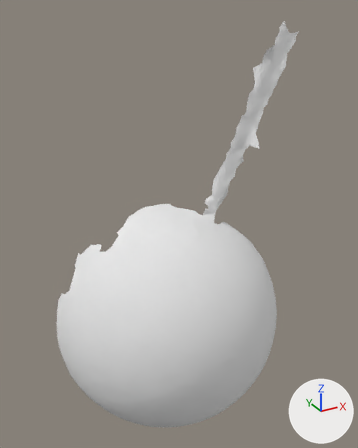
A saved change to the OBJ model res/pendulum_horizontal/Pendulum_horizontal.000118.obj.
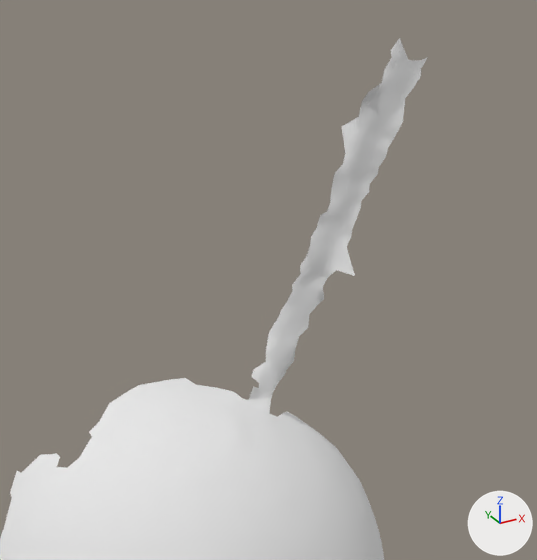
Old and new are each drawn whole from a 50 mm camera at (-391.0, -131.0, 422.0) aimed at (-131.0, 342.0, 186.0) and again close up on the part from 19% to 100% of the width and 0% to 67% of the height. Lighting does not change. The marker at lower right points along +X, +Y and +Z. Where no turn or scale is listed for an object, it has been applied to the vertices.

The first close-up shows 'Pendulum_horizontal.000118'.
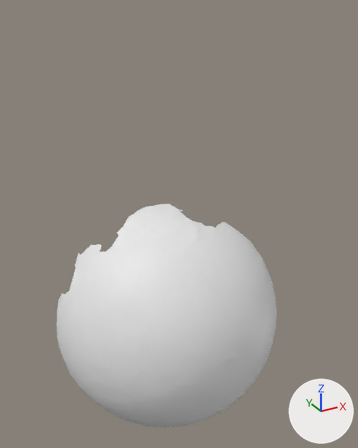
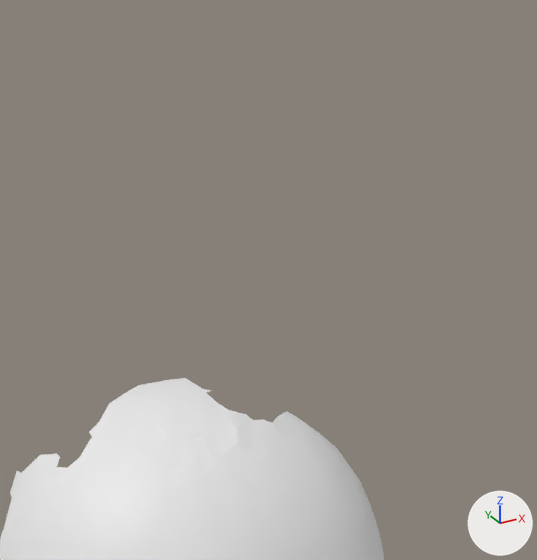
The edits, one by one:
me_pendulum_horizontal_000118 is used by ob_pendulum_horizontal_000118; location (0.0, 0.0, 0.0).
me_pendulum_horizontal_000118 had 5325 vertices, 10479 faces and spanned x -277.0..6.0, y 235.0..419.0, z -103.0..408.0.
me_pendulum_horizontal_000118 no longer uses material mat_pendulum_horizontal_000118 (white #e7e7e7).
me_pendulum_horizontal_000118 now has 4955 vertices, 9811 faces and spans x -277.0..6.0, y 235.0..419.0, z -103.0..188.0.
me_pendulum_horizontal_000118 part 1: 370 vertices removed from x -105.0..-6.0, y 304.0..381.0, z 175.0..408.0.

Boxes [x1, y1, x2, y2] around the edits, measured in the close-ups (537 x 560 px):
'Pendulum_horizontal.000118', reshaped: before [0, 38, 428, 560]; after [0, 378, 384, 560]
part 1 of me_pendulum_horizontal_000118, deleted: before [198, 38, 428, 422]
